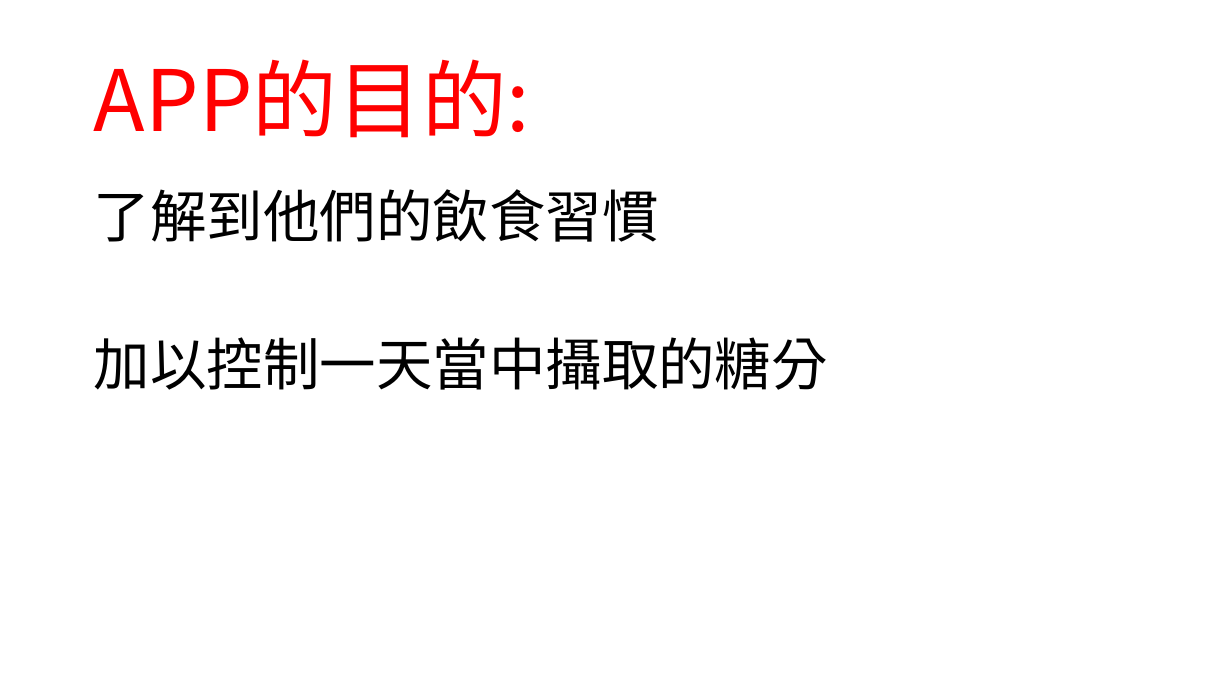
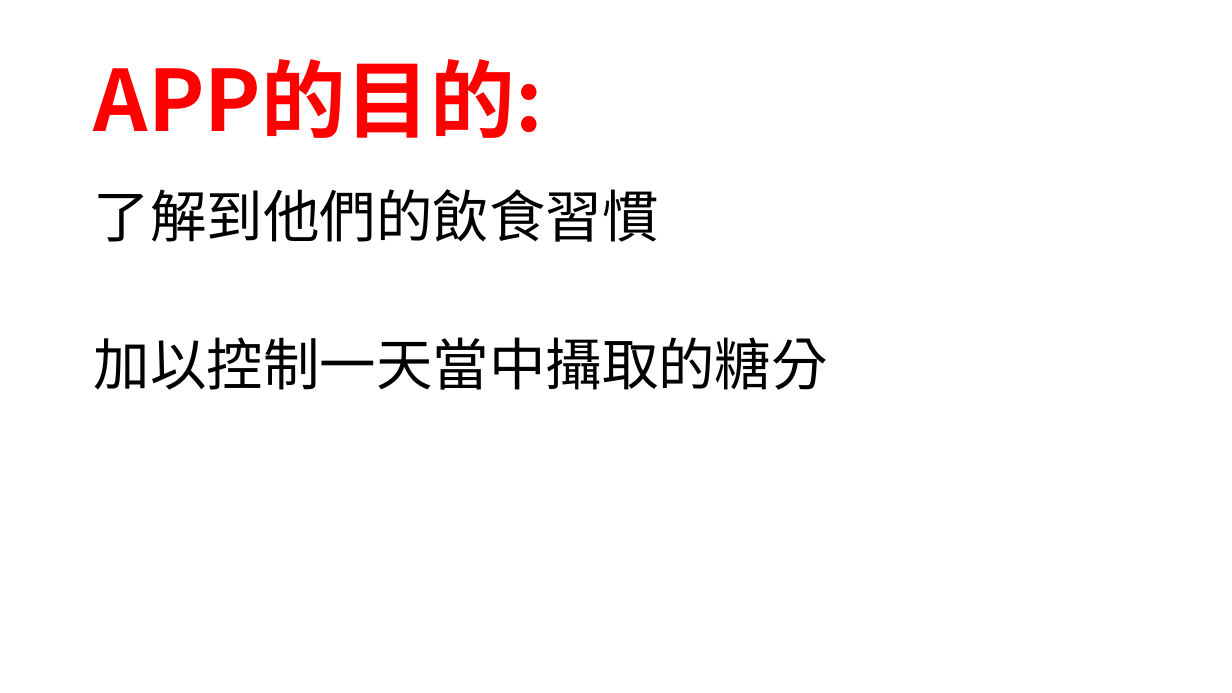
Before and after one commit to amy58328/DataBase, a slide deck: slide 3 of 資料庫專題/Health Keeper.pptx. Drawn at 1232x693 pixels with LibreOffice and Linux fonts; fonts in the diff are those of the drawing; background and template pictures are left out. Boxes give left, top, right and bottom in pixels: in the first picture for what was removed or moved away, otherwise in the second. Text is boxed around its words. In the diff, an @@ line names an element or a change of style, - is before the commit and + after.

```diff
--- a/資料庫專題/Health Keeper.pptx
+++ b/資料庫專題/Health Keeper.pptx
@@ title "APP的目的:" at <box>94,59,543,138</box>: bold on @@
```
Also in this commit, not shown: 3 other slides changed.
